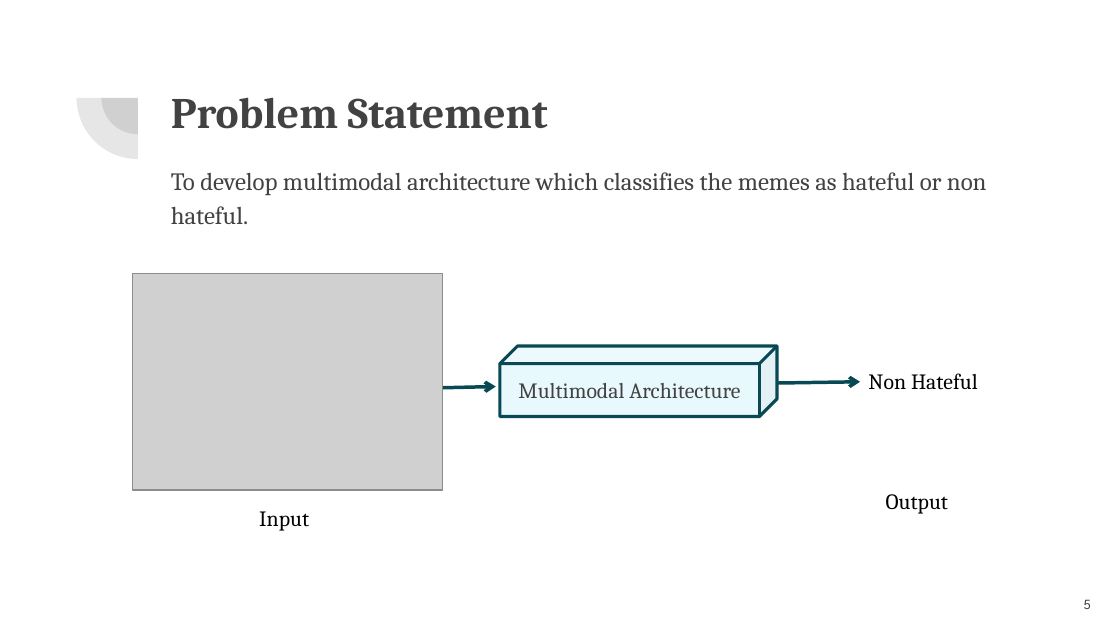
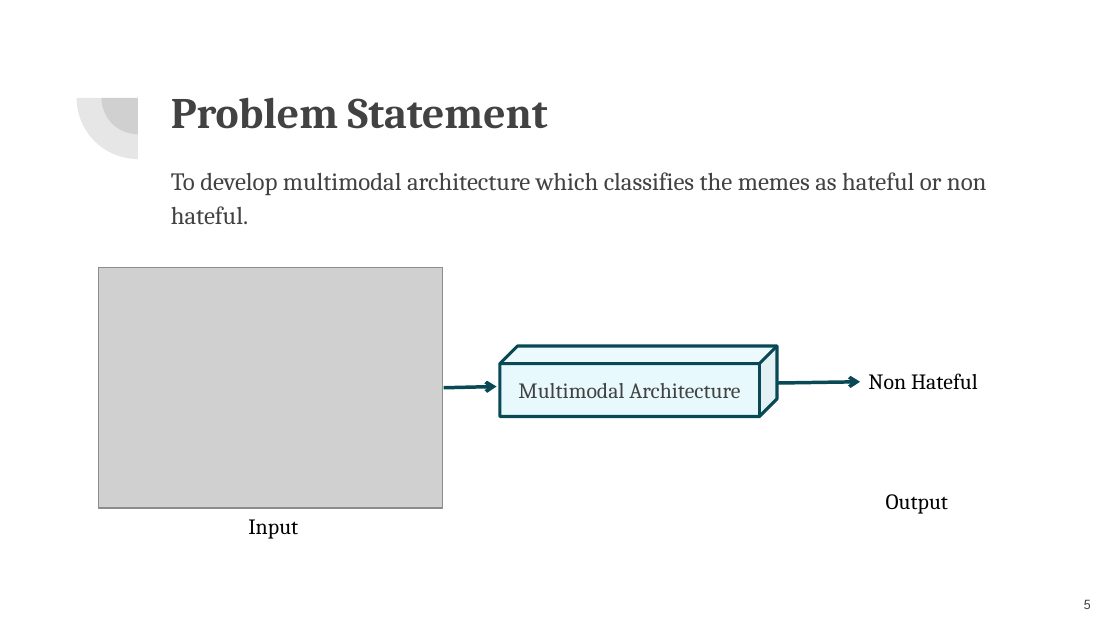
Before and after one commit to VarunBohara/Mini-Project-Documents, a slide deck: slide 5 of MINI PROJECT REVIEW.pptx. Drawn at 1120x630 pixels with LibreOffice and Linux fonts; fonts in the diff are those of the drawing; grey boxes stand for pictures. Boxes give left, top, right and bottom in pixels: in the first picture for what was removed or moved away, otherwise in the second. Text is boxed around its words. In the diff, an @@ line names an element or a change of style, - is before the commit and + after.

```diff
--- a/MINI PROJECT REVIEW.pptx
+++ b/MINI PROJECT REVIEW.pptx
@@ picture resized from (x1=132, y1=273, x2=442, y2=491) to (x1=99, y1=268, x2=442, y2=508) @@
@@ text "Input" moved from (x1=259, y1=511, x2=309, y2=531) to (x1=248, y1=519, x2=298, y2=539) @@
```
Also in this commit, not shown: 4 other slides changed, 2 slides added, 2 other files.
